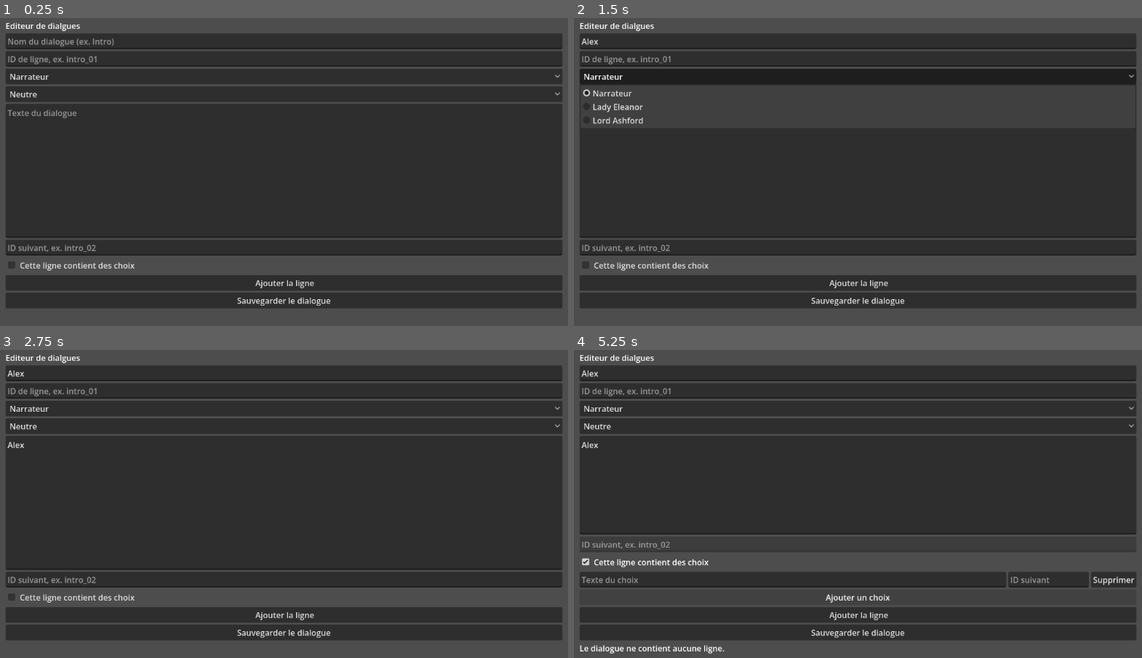
Above: before the commit, frames 1-4 (two rows, left to right).
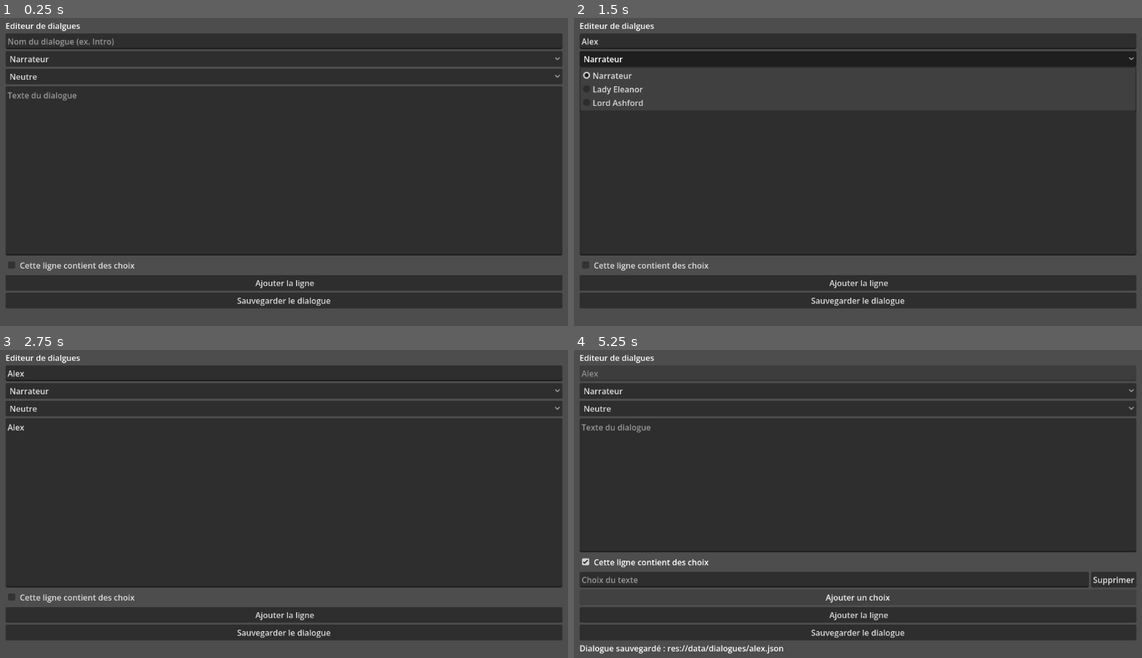
Above: after the commit, the same moments.

Repository: BaptisteKara90/dating-sim
Game: Godot game, scene res://scenes/dialogue/dialogue_editor.tscn
Two runs of this game, one before a commit and one after it. Both use one fixed random seed, a clock stepped at 60 frames per second and the inputs below. This scene is started directly instead of the project's main scene.
Inputs (mouse positions are in pixels of both pictures, inside the frame that each line leads up to):
- Up to frame 1 (0.25 s): no input
- Up to frame 2 (1.5 s): click (858, 42) at 0.52 s; type "Alex" at 0.6 s; click (858, 172) at 0.75 s; type "Alex" at 0.83 s; click "Narrateur" at 1.25 s
- Up to frame 3 (2.75 s): click "Neutre" at 2 s
- Up to frame 4 (5.25 s): click "Ajouter la ligne" at 2.75 s; click "Sauvegarder le dialogue" at 3.5 s; click "Cette ligne contient des choix" at 4.25 s; click "Ajouter un choix" at 5 s

The runs differ from the first frame. In frame 1, 1.6% of the frame differs, in the area x 1-99%, y 12-76%; in frame 2, 6.3%; in frame 3, 1.4%; in frame 4, 2.4%.

Commit message:
Amelioration de la gestion des dialogues (id/choices)

Diff:
--- a/scenes/dialogue/dialogue_editor.tscn
+++ b/scenes/dialogue/dialogue_editor.tscn
@@ -35,11 +35,6 @@
 layout_mode = 2
 placeholder_text = "Nom du dialogue (ex. Intro)"
 
-[node name="LineIdInput" type="LineEdit" parent="MarginContainer/VBoxContainer" unique_id=1023816209]
-unique_name_in_owner = true
-layout_mode = 2
-placeholder_text = "ID de ligne, ex. intro_01"
-
 [node name="CharacterSelect" type="OptionButton" parent="MarginContainer/VBoxContainer" unique_id=1157132814]
 unique_name_in_owner = true
 layout_mode = 2
@@ -53,11 +48,6 @@
 layout_mode = 2
 size_flags_vertical = 3
 placeholder_text = "Texte du dialogue"
-
-[node name="NextIdInput" type="LineEdit" parent="MarginContainer/VBoxContainer" unique_id=677532920]
-unique_name_in_owner = true
-layout_mode = 2
-placeholder_text = "ID suivant, ex. intro_02"
 
 [node name="HasChoicesCheckBox" type="CheckBox" parent="MarginContainer/VBoxContainer" unique_id=1088302312]
 unique_name_in_owner = true
--- a/tools/dialogue_editor/DialogueEditor.gd
+++ b/tools/dialogue_editor/DialogueEditor.gd
@@ -1,46 +1,79 @@
 extends Control
 
+const DialogueIdGeneratorScript = preload(
+	"res://tools/dialogue_editor/services/DialogueIdGenerator.gd"
+)
+const DialogueLineBuilderScript = preload(
+	"res://tools/dialogue_editor/services/DialogueLineBuilder.gd"
+)
+const DialogueValidatorScript = preload(
+	"res://tools/dialogue_editor/services/DialogueValidator.gd"
+)
+const DialogueFileWriterScript = preload(
+	"res://tools/dialogue_editor/services/DialogueFileWriter.gd"
+)
+const ChoiceRowScript = preload(
+	"res://tools/dialogue_editor/components/ChoiceRow.gd"
+)
+const CHOICE_ROW_SCENE: PackedScene = preload(
+	"res://tools/dialogue_editor/components/ChoiceRow.tscn"
+)
+
 @onready var dialogue_name_input: LineEdit = %DialogueNameInput
-@onready var line_id_input: LineEdit = %LineIdInput
 @onready var character_select: OptionButton = %CharacterSelect
 @onready var emotion_select: OptionButton = %EmotionSelect
 @onready var dialogue_text_input: TextEdit = %DialogueTextInput
-@onready var next_id_input: LineEdit = %NextIdInput
 @onready var has_choices_check_box: CheckBox = %HasChoicesCheckBox
 @onready var choices_container: VBoxContainer = %ChoicesContainer
 @onready var add_choice_button: Button = %AddChoiceButton
 @onready var add_line_button: Button = %AddLineButton
+@onready var save_button: Button = %SaveButton
 @onready var status_label: Label = %StatusLabel
-@onready var save_button: Button = %SaveButton
 
 var dialogue_lines: Array[Dictionary] = []
+
+var id_generator: DialogueIdGeneratorScript = DialogueIdGeneratorScript.new()
+var line_builder: DialogueLineBuilderScript = DialogueLineBuilderScript.new()
+var validator: DialogueValidatorScript = DialogueValidatorScript.new()
+var file_writer: DialogueFileWriterScript = DialogueFileWriterScript.new()
+
 
 func _ready() -> void:
 	_initialize_characters()
 	_initialize_emotions()
-
-	has_choices_check_box.toggled.connect(_on_has_choices_toggled)
-	add_choice_button.pressed.connect(_on_add_choice_pressed)
-	add_line_button.pressed.connect(_on_add_line_button_pressed)
-	save_button.pressed.connect(_on_save_button_pressed)
-
+	_connect_signals()
 	_update_choices_visibility()
+
+
+func _connect_signals() -> void:
+	has_choices_check_box.toggled.connect(
+		_on_has_choices_toggled
+	)
+	add_choice_button.pressed.connect(
+		_on_add_choice_pressed
+	)
+	add_line_button.pressed.connect(
+		_on_add_line_button_pressed
+	)
+	save_button.pressed.connect(
+		_on_save_button_pressed
+	)
 
 
 func _initialize_characters() -> void:
 	character_select.clear()
-	character_select.add_item("Narrateur", 0)
-	character_select.add_item("Lady Eleanor", 1)
-	character_select.add_item("Lord Ashford", 2)
+	character_select.add_item("Narrateur")
+	character_select.add_item("Lady Eleanor")
+	character_select.add_item("Lord Ashford")
 
 
 func _initialize_emotions() -> void:
 	emotion_select.clear()
-	emotion_select.add_item("Neutre", 0)
-	emotion_select.add_item("Heureux", 1)
-	emotion_select.add_item("Triste", 2)
-	emotion_select.add_item("En colère", 3)
-	emotion_select.add_item("Surpris", 4)
+	emotion_select.add_item("Neutre")
+	emotion_select.add_item("Heureux")
+	emotion_select.add_item("Triste")
+	emotion_select.add_item("En colère")
+	emotion_select.add_item("Surpris")
 
 
 func _on_has_choices_toggled(_enabled: bool) -> void:
@@ -48,147 +81,203 @@
 
 
 func _update_choices_visibility() -> void:
-	var has_choices: bool = has_choices_check_box.button_pressed
+	var has_choices: bool = (
+		has_choices_check_box.button_pressed
+	)
 
 	choices_container.visible = has_choices
 	add_choice_button.visible = has_choices
-	next_id_input.editable = not has_choices
 
 
 func _on_add_choice_pressed() -> void:
-	var row: HBoxContainer = HBoxContainer.new()
-
-	var choice_text_input: LineEdit = LineEdit.new()
-	choice_text_input.placeholder_text = "Texte du choix"
-	choice_text_input.size_flags_horizontal = Control.SIZE_EXPAND_FILL
-
-	var choice_next_input: LineEdit = LineEdit.new()
-	choice_next_input.placeholder_text = "ID suivant"
-	choice_next_input.custom_minimum_size.x = 160.0
-
-	var remove_button: Button = Button.new()
-	remove_button.text = "Supprimer"
-	remove_button.pressed.connect(
-		func() -> void:
-			row.queue_free()
-	)
-
-	row.add_child(choice_text_input)
-	row.add_child(choice_next_input)
-	row.add_child(remove_button)
+	var row: ChoiceRowScript = (
+		CHOICE_ROW_SCENE.instantiate() as ChoiceRowScript
+	)
+
+	if row == null:
+		_set_status(
+			"Impossible de créer la ligne de choix."
+		)
+		return
+
+	row.remove_requested.connect(
+		_on_choice_remove_requested
+	)
 
 	choices_container.add_child(row)
 
+
+func _on_choice_remove_requested(
+	row: HBoxContainer
+) -> void:
+	row.queue_free()
+
+
 func _on_add_line_button_pressed() -> void:
-	var line_id: String = line_id_input.text.strip_edges()
-	var dialogue_text: String = dialogue_text_input.text.strip_edges()
+	var dialogue_name: String = (
+		dialogue_name_input.text.strip_edges()
+	)
+	var dialogue_text: String = (
+		dialogue_text_input.text.strip_edges()
+	)
+
+	var dialogue_name_error: String = (
+		validator.validate_dialogue_name(dialogue_name)
+	)
+
+	if not dialogue_name_error.is_empty():
+		_set_status(dialogue_name_error)
+		return
+
+	var speaker_id: String = _get_selected_character_id()
+	var emotion_id: String = _get_selected_emotion_id()
+
+	var line_error: String = validator.validate_line(
+		dialogue_text,
+		speaker_id
+	)
+
+	if not line_error.is_empty():
+		_set_status(line_error)
+		return
+
+	var line_number: int = dialogue_lines.size() + 1
+	var line_id: String = id_generator.generate_line_id(
+		dialogue_name,
+		line_number
+	)
 
 	if line_id.is_empty():
-		_set_status("L'identifiant de la ligne est obligatoire.")
-		return
-
-	if dialogue_text.is_empty():
-		_set_status("Le texte du dialogue est obligatoire.")
-		return
-
-	if _line_id_exists(line_id):
-		_set_status("Une ligne possède déjà l'identifiant : " + line_id)
-		return
-
-	var line: Dictionary = {
-		"id": line_id,
-		"speaker": _get_selected_character_id(),
-		"emotion": _get_selected_emotion_id(),
-		"text": dialogue_text
-	}
+		_set_status(
+			"Impossible de générer l'identifiant."
+		)
+		return
+
+	if validator.line_id_exists(dialogue_lines, line_id):
+		_set_status(
+			"L'identifiant existe déjà : " + line_id
+		)
+		return
+
+	var line: Dictionary
 
 	if has_choices_check_box.button_pressed:
-		var choices: Array[Dictionary] = _collect_choices()
-
-		if choices.is_empty():
-			_set_status("Ajoute au moins un choix valide.")
+		var choices: Array[Dictionary] = _collect_choices(
+			line_id
+		)
+
+		var choices_error: String = (
+			validator.validate_choices(choices)
+		)
+
+		if not choices_error.is_empty():
+			_set_status(choices_error)
 			return
 
-		line["choices"] = choices
+		line = line_builder.build_choice_line(
+			line_id,
+			speaker_id,
+			emotion_id,
+			dialogue_text,
+			choices
+		)
 	else:
-		var next_id: String = next_id_input.text.strip_edges()
-
-		if not next_id.is_empty():
-			line["next"] = next_id
+		var next_id: String = (
+			id_generator.generate_line_id(
+				dialogue_name,
+				line_number + 1
+			)
+		)
+
+		line = line_builder.build_linear_line(
+			line_id,
+			speaker_id,
+			emotion_id,
+			dialogue_text,
+			next_id
+		)
 
 	dialogue_lines.append(line)
+
+	# Les IDs dépendent du nom : on le verrouille.
+	dialogue_name_input.editable = false
 
 	_set_status("Ligne ajoutée : " + line_id)
 	_reset_line_form()
 
-func _line_id_exists(line_id: String) -> bool:
-	for line: Dictionary in dialogue_lines:
-		if str(line.get("id", "")) == line_id:
-			return true
-
-	return false
-
-
-func _collect_choices() -> Array[Dictionary]:
+
+func _collect_choices(
+	parent_line_id: String
+) -> Array[Dictionary]:
 	var choices: Array[Dictionary] = []
+	var choice_number: int = 1
 
 	for child: Node in choices_container.get_children():
-		if child is not HBoxContainer:
+		if child is not ChoiceRowScript:
 			continue
 
-		var row: HBoxContainer = child as HBoxContainer
-
-		if row.get_child_count() < 2:
+		var row: ChoiceRowScript = child as ChoiceRowScript
+		var choice_text: String = row.get_choice_text()
+
+		if choice_text.is_empty():
 			continue
 
-		var text_input: LineEdit = row.get_child(0) as LineEdit
-		var next_input: LineEdit = row.get_child(1) as LineEdit
-
-		var choice_text: String = text_input.text.strip_edges()
-		var next_id: String = next_input.text.strip_edges()
-
-		if choice_text.is_empty() or next_id.is_empty():
-			continue
-
-		choices.append({
+		var next_id: String = (
+			id_generator.generate_choice_target_id(
+				parent_line_id,
+				choice_number
+			)
+		)
+
+		var choice: Dictionary = {
 			"text": choice_text,
 			"next": next_id
-		})
+		}
+
+		choices.append(choice)
+		choice_number += 1
 
 	return choices
 
 
 func _on_save_button_pressed() -> void:
-	var dialogue_name: String = dialogue_name_input.text.strip_edges()
-
-	if dialogue_name.is_empty():
-		_set_status("Le nom du dialogue est obligatoire.")
+	var dialogue_name: String = (
+		dialogue_name_input.text.strip_edges()
+	)
+
+	var dialogue_name_error: String = (
+		validator.validate_dialogue_name(dialogue_name)
+	)
+
+	if not dialogue_name_error.is_empty():
+		_set_status(dialogue_name_error)
 		return
 
 	if dialogue_lines.is_empty():
-		_set_status("Le dialogue ne contient aucune ligne.")
-		return
-
-	var directory_path: String = "res://data/dialogues"
-	var file_path: String = "%s/%s.json" % [directory_path, dialogue_name]
-
-	var file: FileAccess = FileAccess.open(file_path, FileAccess.WRITE)
-
-	if file == null:
-		_set_status("Impossible de créer le fichier : " + file_path)
-		push_error("Unable to create dialogue file: " + file_path)
-		return
-
-	var json_content: String = JSON.stringify(dialogue_lines, "\t")
-	file.store_string(json_content)
+		_set_status(
+			"Le dialogue ne contient aucune ligne."
+		)
+		return
+
+	var save_error: String = file_writer.save(
+		dialogue_name,
+		dialogue_lines
+	)
+
+	if not save_error.is_empty():
+		_set_status(save_error)
+		push_error(save_error)
+		return
+
+	var file_path: String = file_writer.get_file_path(
+		dialogue_name
+	)
 
 	_set_status("Dialogue sauvegardé : " + file_path)
 
 
 func _reset_line_form() -> void:
-	line_id_input.clear()
 	dialogue_text_input.clear()
-	next_id_input.clear()
 	has_choices_check_box.button_pressed = false
 
 	for child: Node in choices_container.get_children():
--- /dev/null
+++ b/tools/dialogue_editor/components/ChoiceRow.gd
@@ -0,0 +1,18 @@
+extends HBoxContainer
+
+signal remove_requested(row: HBoxContainer)
+
+@onready var choice_text_input: LineEdit = %ChoiceTextInput
+@onready var remove_button: Button = %RemoveButton
+
+
+func _ready() -> void:
+	remove_button.pressed.connect(_on_remove_button_pressed)
+
+
+func get_choice_text() -> String:
+	return choice_text_input.text.strip_edges()
+
+
+func _on_remove_button_pressed() -> void:
+	remove_requested.emit(self)
--- /dev/null
+++ b/tools/dialogue_editor/components/ChoiceRow.tscn
@@ -0,0 +1,22 @@
+[gd_scene format=3 uid="uid://sapyt71h5ere"]
+
+[ext_resource type="Script" uid="uid://c1i6s22qgpunm" path="res://tools/dialogue_editor/components/ChoiceRow.gd" id="1_jupeh"]
+
+[node name="ChoiceRow" type="HBoxContainer" unique_id=2073605275]
+anchors_preset = 15
+anchor_right = 1.0
+anchor_bottom = 1.0
+grow_horizontal = 2
+grow_vertical = 2
+script = ExtResource("1_jupeh")
+
+[node name="ChoiceTextInput" type="LineEdit" parent="." unique_id=153108325]
+unique_name_in_owner = true
+layout_mode = 2
+size_flags_horizontal = 3
+placeholder_text = "Choix du texte"
+
+[node name="RemoveButton" type="Button" parent="." unique_id=1757870551]
+unique_name_in_owner = true
+layout_mode = 2
+text = "Supprimer"
--- /dev/null
+++ b/tools/dialogue_editor/services/DialogueFileWriter.gd
@@ -0,0 +1,96 @@
+extends RefCounted
+
+const DIALOGUE_DIRECTORY: String = "res://data/dialogues"
+
+
+func save(
+	dialogue_name: String,
+	dialogue_lines: Array[Dictionary]
+) -> String:
+	var id_generator: RefCounted = preload(
+		"res://tools/dialogue_editor/services/DialogueIdGenerator.gd"
+	).new()
+
+	var dialogue_slug: String = id_generator.slugify(dialogue_name)
+
+	if dialogue_slug.is_empty():
+		return "Impossible de générer le nom du fichier."
+
+	if not DirAccess.dir_exists_absolute(DIALOGUE_DIRECTORY):
+		var directory_error: Error = DirAccess.make_dir_recursive_absolute(
+			DIALOGUE_DIRECTORY
+		)
+
+		if directory_error != OK:
+			return "Impossible de créer le dossier des dialogues."
+
+	var file_path: String = "%s/%s.json" % [
+		DIALOGUE_DIRECTORY,
+		dialogue_slug
+	]
+
+	var lines_to_save: Array[Dictionary] = _prepare_lines_for_save(
+		dialogue_lines
+	)
+
+	var file: FileAccess = FileAccess.open(
+		file_path,
+		FileAccess.WRITE
+	)
+
+	if file == null:
+		return "Impossible de créer le fichier : " + file_path
+
+	var json_content: String = JSON.stringify(
+		lines_to_save,
+		"\t",
+		false
+	)
+
+	file.store_string(json_content)
+	file.close()
+
+	return ""
+
+
+func get_file_path(dialogue_name: String) -> String:
+	var id_generator: RefCounted = preload(
+		"res://tools/dialogue_editor/services/DialogueIdGenerator.gd"
+	).new()
+
+	var dialogue_slug: String = id_generator.slugify(dialogue_name)
+
+	return "%s/%s.json" % [
+		DIALOGUE_DIRECTORY,
+		dialogue_slug
+	]
+
+
+func _prepare_lines_for_save(
+	dialogue_lines: Array[Dictionary]
+) -> Array[Dictionary]:
+	var copied_lines: Array[Dictionary] = []
+
+	for line: Dictionary in dialogue_lines:
+		copied_lines.append(line.duplicate(true))
+
+	if copied_lines.is_empty():
+		return copied_lines
+
+	var existing_ids: Dictionary = {}
+
+	for line: Dictionary in copied_lines:
+		var line_id: String = str(line.get("id", ""))
+		existing_ids[line_id] = true
+
+	# La dernière ligne linéaire est considérée comme terminale
+	# si son ID suivant n'existe pas encore.
+	var last_line: Dictionary = copied_lines[copied_lines.size() - 1]
+
+	if last_line.has("next"):
+		var next_id: String = str(last_line.get("next", ""))
+
+		if not existing_ids.has(next_id):
+			last_line.erase("next")
+
+	return copied_lines
--- /dev/null
+++ b/tools/dialogue_editor/services/DialogueIdGenerator.gd
@@ -0,0 +1,60 @@
+extends RefCounted
+
+
+func slugify(value: String) -> String:
+	var slug: String = value.strip_edges().to_lower()
+
+	var replacements: Dictionary = {
+		"à": "a",
+		"â": "a",
+		"ä": "a",
+		"á": "a",
+		"ç": "c",
+		"é": "e",
+		"è": "e",
+		"ê": "e",
+		"ë": "e",
+		"î": "i",
+		"ï": "i",
+		"ô": "o",
+		"ö": "o",
+		"ù": "u",
+		"û": "u",
+		"ü": "u"
+	}
+
+	for source_character: String in replacements:
+		var replacement: String = str(replacements[source_character])
+		slug = slug.replace(source_character, replacement)
+
+	var regex: RegEx = RegEx.new()
+	var compile_error: Error = regex.compile("[^a-z0-9]+")
+
+	if compile_error != OK:
+		push_error("Impossible de compiler la regex des identifiants.")
+		return ""
+
+	slug = regex.sub(slug, "_", true)
+	slug = slug.trim_prefix("_")
+	slug = slug.trim_suffix("_")
+
+	return slug
+
+
+func generate_line_id(
+	dialogue_name: String,
+	line_number: int
+) -> String:
+	var dialogue_slug: String = slugify(dialogue_name)
+
+	if dialogue_slug.is_empty():
+		return ""
+
+	return "%s_%02d" % [dialogue_slug, line_number]
+
+
+func generate_choice_target_id(
+	parent_line_id: String,
+	choice_number: int
+) -> String:
+	return "%s.%d" % [parent_line_id, choice_number]
--- /dev/null
+++ b/tools/dialogue_editor/services/DialogueLineBuilder.gd
@@ -0,0 +1,44 @@
+extends RefCounted
+
+
+func build_linear_line(
+	line_id: String,
+	speaker_id: String,
+	emotion_id: String,
+	dialogue_text: String,
+	next_id: String
+) -> Dictionary:
+	var line: Dictionary = {
+		"id": line_id,
+		"speaker": speaker_id,
+		"text": dialogue_text
+	}
+
+	if not emotion_id.is_empty():
+		line["emotion"] = emotion_id
+
+	if not next_id.is_empty():
+		line["next"] = next_id
+
+	return line
+
+
+func build_choice_line(
+	line_id: String,
+	speaker_id: String,
+	emotion_id: String,
+	dialogue_text: String,
+	choices: Array[Dictionary]
+) -> Dictionary:
+	var line: Dictionary = {
+		"id": line_id,
+		"speaker": speaker_id,
+		"text": dialogue_text
+	}
+
+	if not emotion_id.is_empty():
+		line["emotion"] = emotion_id
+
+	line["choices"] = choices
+
+	return line
--- /dev/null
+++ b/tools/dialogue_editor/services/DialogueValidator.gd
@@ -0,0 +1,49 @@
+extends RefCounted
+
+
+func validate_dialogue_name(dialogue_name: String) -> String:
+	if dialogue_name.strip_edges().is_empty():
+		return "Le nom du dialogue est obligatoire."
+
+	return ""
+
+
+func validate_line(
+	dialogue_text: String,
+	speaker_id: String
+) -> String:
+	if dialogue_text.strip_edges().is_empty():
+		return "Le texte du dialogue est obligatoire."
+
+	if speaker_id.is_empty():
+		return "Un personnage doit être sélectionné."
+
+	return ""
+
+
+func validate_choices(choices: Array[Dictionary]) -> String:
+	if choices.is_empty():
+		return "Ajoute au moins un choix valide."
+
+	for choice: Dictionary in choices:
+		var choice_text: String = str(choice.get("text", ""))
+		var next_id: String = str(choice.get("next", ""))
+
+		if choice_text.is_empty():
+			return "Le texte d'un choix ne peut pas être vide."
+
+		if next_id.is_empty():
+			return "Un choix doit posséder une destination."
+
+	return ""
+
+
+func line_id_exists(
+	dialogue_lines: Array[Dictionary],
+	line_id: String
+) -> bool:
+	for line: Dictionary in dialogue_lines:
+		if str(line.get("id", "")) == line_id:
+			return true
+
+	return false
Not shown, added: tools/dialogue_editor/components/ChoiceRow.gd.uid
Not shown, added: tools/dialogue_editor/services/DialogueFileWriter.gd.uid
Not shown, added: tools/dialogue_editor/services/DialogueIdGenerator.gd.uid
Not shown, added: tools/dialogue_editor/services/DialogueLineBuilder.gd.uid
Not shown, added: tools/dialogue_editor/services/DialogueValidator.gd.uid
